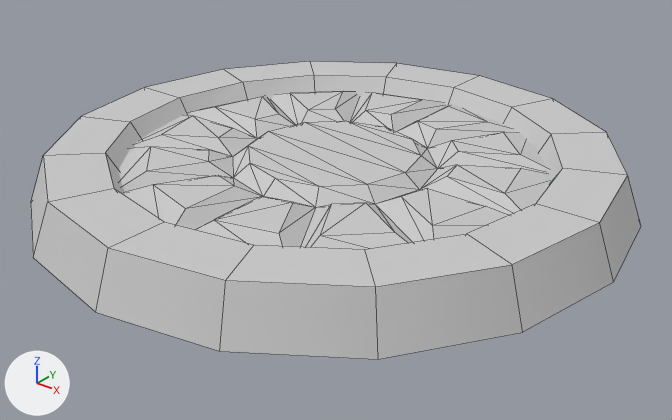
Before and after pictures for a commit that changed the FBX model Assets/_Assets/Models/sewer_02.fbx.
Before and after are seen from a camera (50 mm lens) standing at (0.813, -1.011, 0.593) and looking at (0.021, -0.02, -0.022). Every picture has the same lights, and +X, +Y and +Z are marked at lower left. Mesh edges are drawn as thin lines. Where no turn or scale is listed for an object, it has been applied to the vertices.

Before the edit, the objects in view are built like this:
```python
me_mesh = bpy.data.meshes.new('Mesh')
me_mesh.from_pydata(...)  # 148 vertices, 202 faces; spans x -0.451..0.451, y -0.451..0.451, z 0.0..0.075
me_mesh.materials.append(mat_gray_simple)  # light grey #cacaca
ob_sewer_02 = bpy.data.objects.new('sewer_02', me_mesh)
ob_sewer_02.location = (0.0, 0.0, 0.0)
```
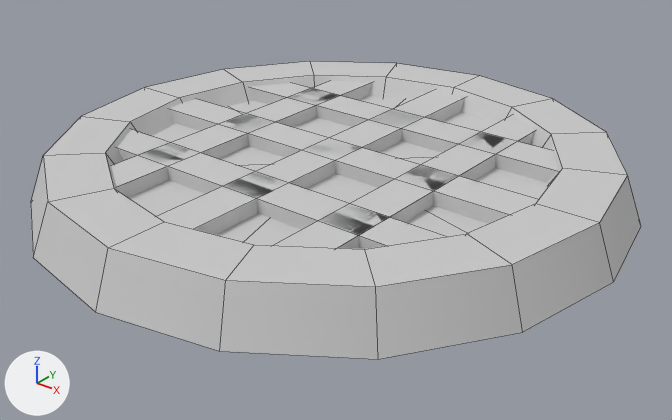
What the commit changed:
me_mesh is used by ob_sewer_02; location (0.0, 0.0, 0.0).
me_mesh had 148 vertices, 202 faces and spanned x -0.451..0.451, y -0.451..0.451, z 0.0..0.075.
me_mesh now has 119 vertices, 72 faces and spans x -0.451..0.451, y -0.451..0.451, z 0.0..0.075.
me_mesh part 1: the loose piece of 84 vertices spanning x -0.34..0.34, y -0.34..0.34, z 0.044..0.063 is rebuilt with 7 vertices and now spans x -0.392..0.392, y -0.392..0.392, z 0.044..0.046.
Part 2, on me_mesh:
24 vertices are added at x -0.365..0.369, y -0.367..0.367, z 0.034.
24 new vertices lie (0.0, 0.0, 0.033) away from vertices in x -0.365..0.369, y -0.367..0.367, z 0.034.
18 new faces join them.

Pixel boxes [x1, y1, x2, y2] of what changed, in the pictures (672 x 420 px):
part 1 of me_mesh, rebuilt
    before: [119, 91, 549, 249]
    after: [128, 96, 547, 245]
part 2 of me_mesh, added
    after: [111, 81, 558, 249]
